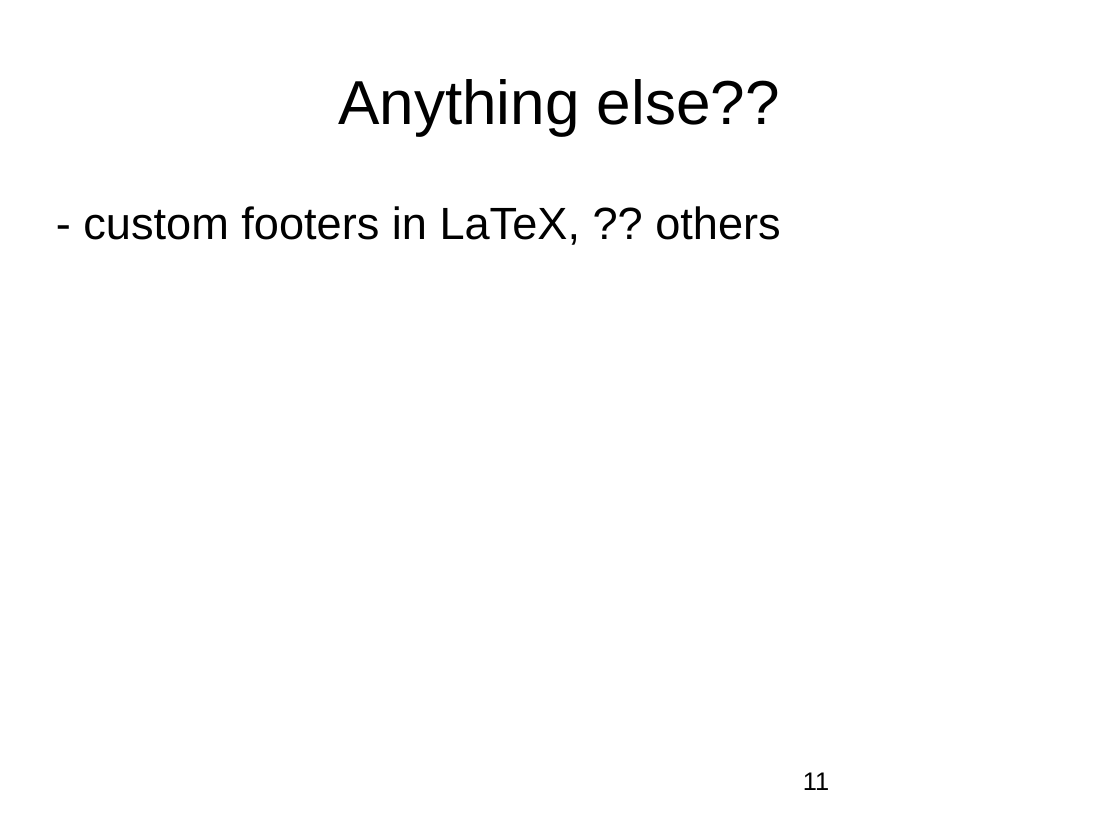
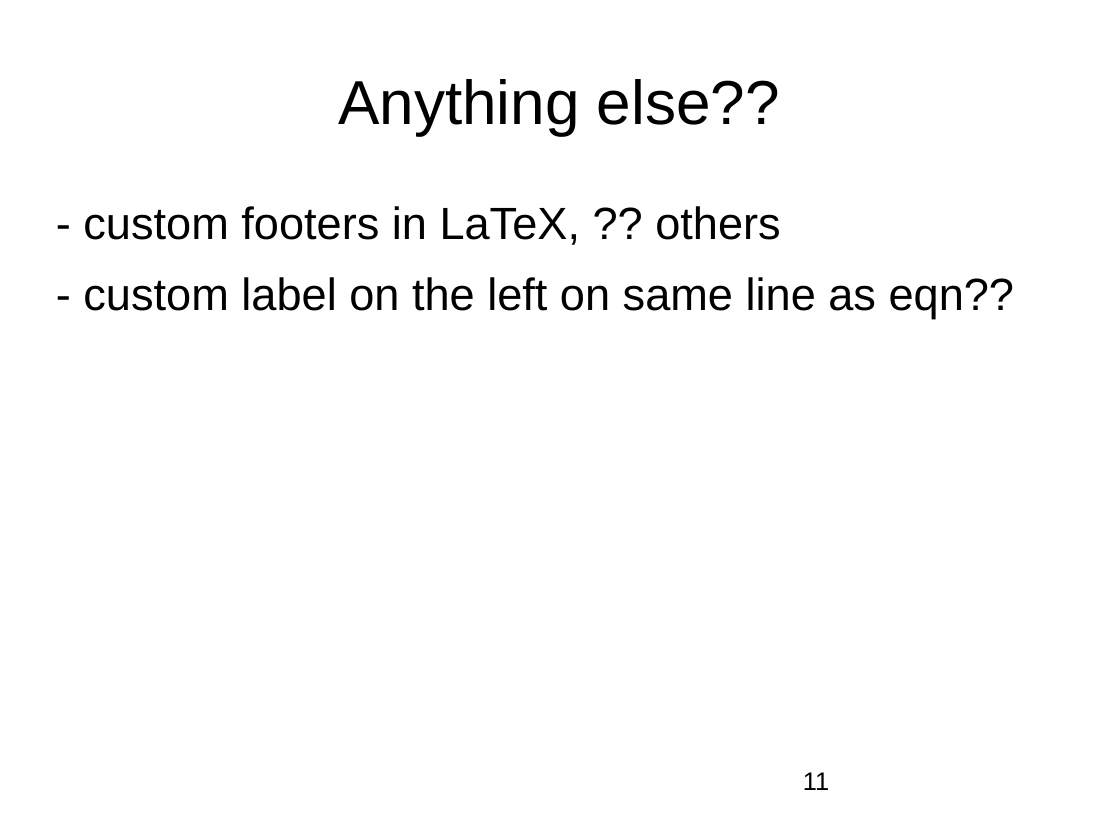
Before and after one commit to nashjc/Partridges, a slide deck: slide 11 of LinuxOttawa20260108.odp. Drawn at 1120x840 pixels with LibreOffice and Linux fonts; fonts in the diff are those of the drawing; background and template pictures are left out. Boxes give left, top, right and bottom in pixels: in the first picture for what was removed or moved away, otherwise in the second. Text is boxed around its words. In the diff, an @@ line names an element or a change of style, - is before the commit and + after.

```diff
--- a/LinuxOttawa20260108.odp
+++ b/LinuxOttawa20260108.odp
@@ text at (x1=83, y1=277, x2=1015, y2=319): paragraph added @@
+- custom label on the left on same line as eqn??
```
Also in this commit, not shown: 1 other file.
